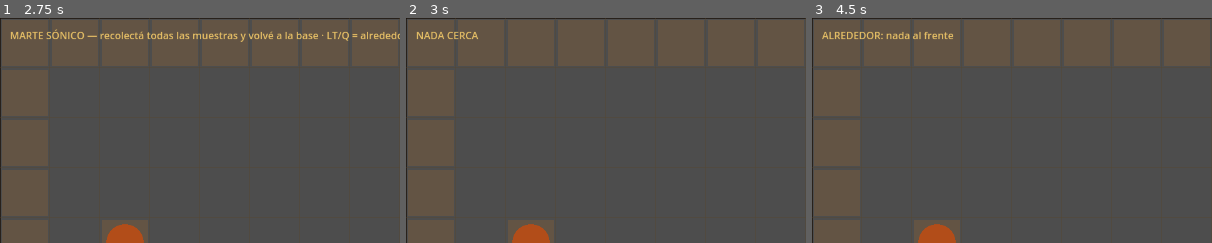
Above: before the commit, frames 1-3 (left to right).
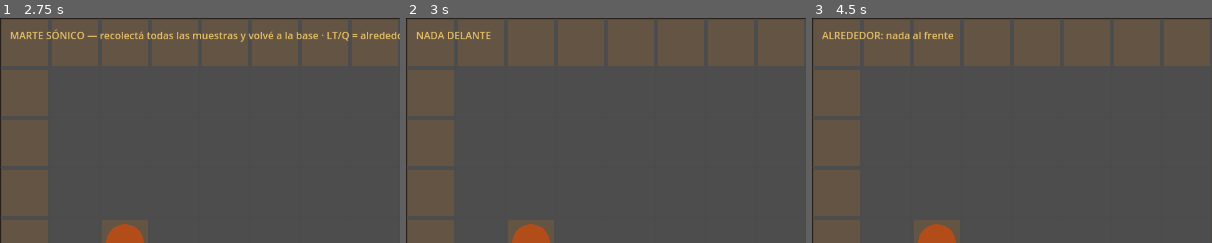
Above: after the commit, the same moments.

Repository: AntonCorrea/sonicMars
Game: Godot game, scene res://scenes/main.tscn
The game is run twice, just before and just after one commit, with the same random seed, the same clock (stepped at 60 frames per second) and the same inputs.
Inputs:
- Up to frame 1 (2.75 s): click "REINICIAR EXPERIENCIA" at 0.5 s; click "REINICIAR EXPERIENCIA" at 1.25 s; click "REINICIAR EXPERIENCIA" at 2 s
- Up to frame 2 (3 s): tap Enter at 2.75 s; hold D (turn_right) from 2.78 s (still down); tap E (interact) at 2.85 s
- Up to frame 3 (4.5 s): tap Space at 3.5 s; release D (turn_right) at 3.53 s; hold S (move_back) 3.53-4.28 s; tap E (interact) at 3.6 s; tap Enter at 4.25 s; hold D (turn_right) from 4.28 s (still down); tap Q (surroundings) at 4.35 s
The pictures show only the part of the screen within x 0-50%, y 0-50%; the shares and areas given below are measured in that part.

Frame 1 is identical in both runs. In frame 2, 0.2% of the frame differs, in the area x 10-22%, y 6-10%; in frame 3, nothing differs.

Commit message:
Espectrómetro: recoger sólo actúa sobre la roca de la casilla justo delante del rover (ya no cualquier adyacente). Label NADA DELANTE + test negativo en fase2 + GDD

Diff:
--- a/scripts/main.gd
+++ b/scripts/main.gd
@@ -4,8 +4,8 @@
 ## - Buses de audio (Ambiente / SFX / Voz) + layout desde default_bus_layout.tres
 ## - Viento de superficie (loop procedural)
 ## - Movimiento en grilla (MapGrid 16×9 = ventana completa) + sonidos de paso y bloqueo
-## - ALREDEDORES (LT / R): voz que nombra la roca más cercana y su dirección relativa
-## - ESPECTRÓMETRO (RT / E): chirrido → voz → contenedor (muestra guardada)
+## - ALREDEDORES (LT / Q): voz que nombra la roca más cercana y su dirección relativa
+## - ESPECTRÓMETRO (RT / E): chirrido → voz → contenedor, sólo con la roca en la casilla delante (muestra guardada)
 ## - Base-cápsula: inicio de la misión y punto de entrega (victoria al volver con todas las muestras)
 ## - Sonar de geometría (pulso) y vara: removidos por ahora (se re-evalúan)
 ## - Sin beacons Geiger (removidos temporalmente) · sin cráteres
@@ -398,26 +398,26 @@
 	_say(["base", "a", _cells_word(cells), "casillas", dir])
 
 ## ---- Espectrómetro (RT / E) ----
-
-func _nearest_rock_nearby() -> Dictionary:
-	var best: Dictionary = {}
-	var bd := 2
+## Sólo actúa sobre la roca de la casilla justo delante del rover (la que el
+## jugador enfrenta): costados, diagonales y rocas lejanas se ignoran. Primero
+## hay que orientarse con LT y luego recoger de frente.
+
+func _rock_ahead() -> Dictionary:
+	var ahead: Vector2i = _player.cell + _player.facing
 	for block in _rock_data:
 		if block.collected:
 			continue
-		var dc := maxi(abs(block.cell.x - _player.cell.x), abs(block.cell.y - _player.cell.y))
-		if dc <= 1 and dc < bd:
-			bd = dc
-			best = block
-	return best
+		if block.cell == ahead:
+			return block
+	return {}
 
 func _try_interact() -> void:
 	if _spectro_busy:
 		return
 	var sess := _session
-	var block := _nearest_rock_nearby()
+	var block := _rock_ahead()
 	if block.is_empty():
-		_debug_label.text = "NADA CERCA"
+		_debug_label.text = "NADA DELANTE"
 		return
 	if not block.catalogable:
 		_debug_label.text = "ENFRENTE: %s (decorativa, no catalogable)" % block.type
--- a/tests/fase2_smoke.gd
+++ b/tests/fase2_smoke.gd
@@ -122,6 +122,22 @@
 	_check("basalto" in around_side, "alrededores cubre el costado (3 casillas de ancho)")
 	_check("izquierda" in around_side, "alrededores indica el costado relativo")
 
+	# Espectrómetro: la roca al costado NO se recoge. RT sólo actúa sobre la
+	# casilla que el rover enfrenta (la de delante).
+	player.cell = Vector2i(10, 2)   # basalto (10,1) queda a la izquierda
+	player.position = MapGrid.center(player.cell)
+	player.facing = MapGrid.E
+	player.rotation = MapGrid.forward_angle(player.facing)
+	main._try_interact()
+	_check(not main._rock_data[0].collected, "espectrómetro ignora la roca del costado (sólo casilla delante)")
+	_check(main._debug_label.text == "NADA DELANTE", "RT sin roca adelante → HUD 'NADA DELANTE'")
+
+	# De frente sí: girado hacia el basalto se inicia el análisis.
+	player.facing = MapGrid.N
+	player.rotation = MapGrid.forward_angle(player.facing)
+	main._try_interact()
+	_check(main._spectro_busy, "RT con roca en la casilla delante arranca el análisis")
+
 	# Volumen parejo: dos frases de distinta longitud suenan igual de fuerte.
 	var rms_a := _rms(AudioLib.speak_words(["roca", "de", "basalto"]))
 	var rms_b := _rms(AudioLib.speak_words([
Not shown, changed: GDD.md
